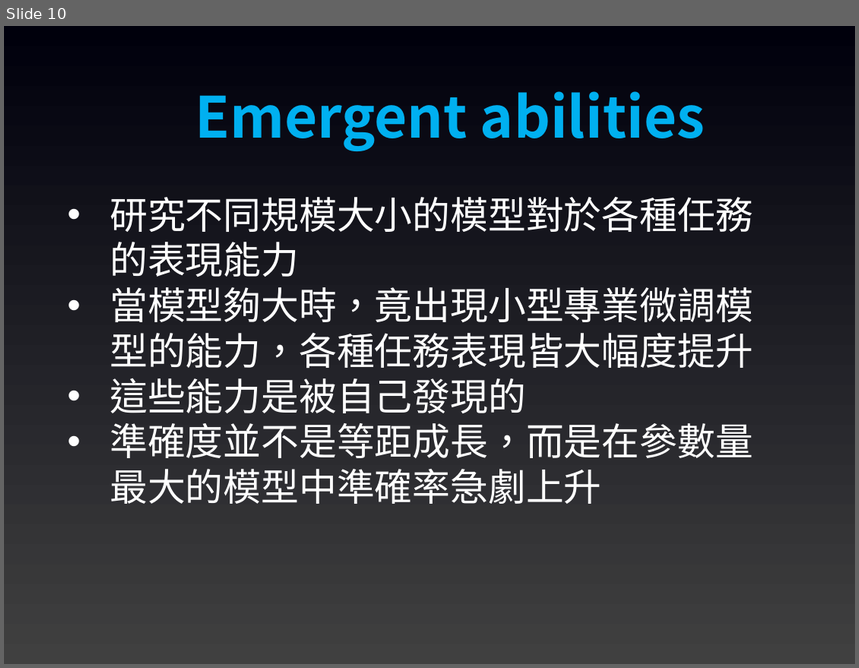
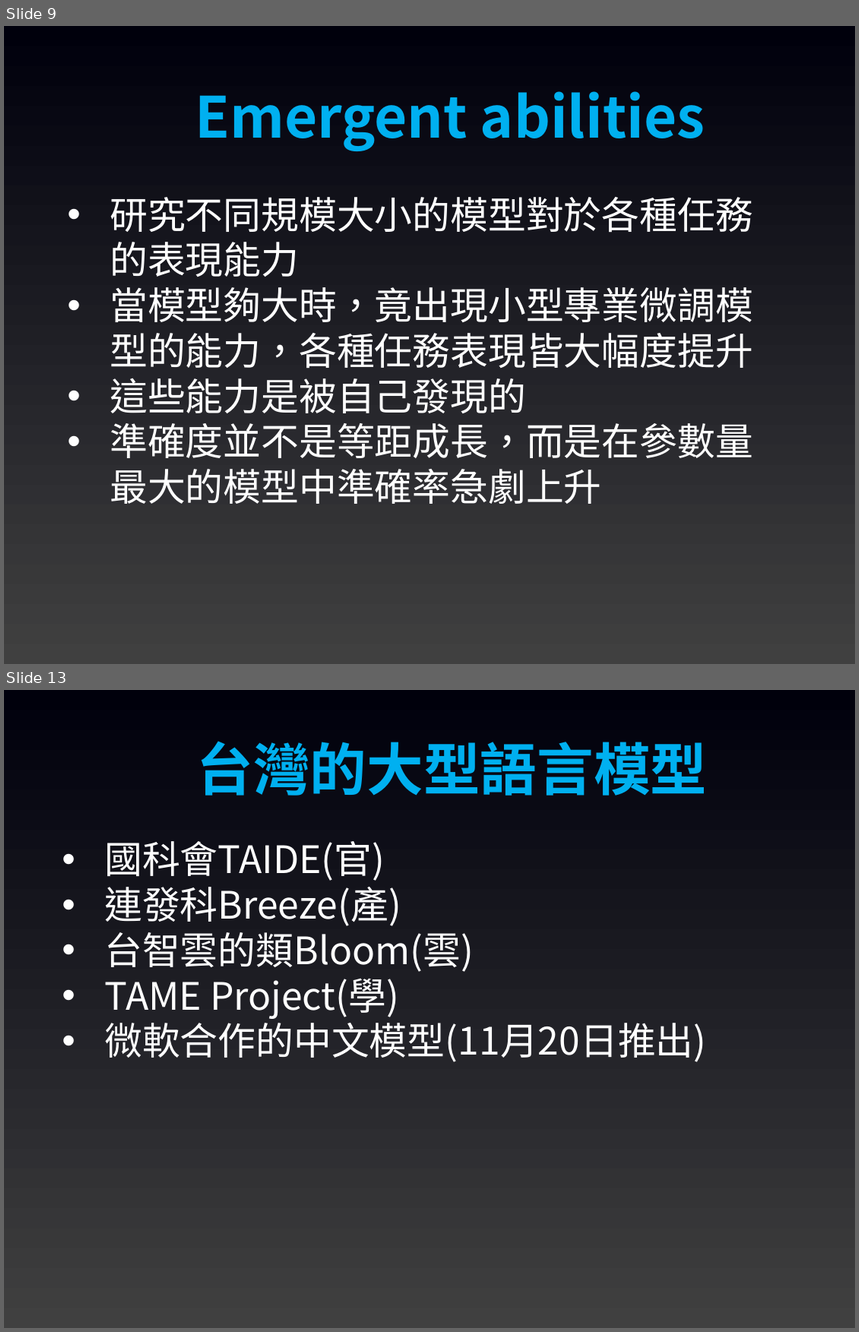
Before and after one commit to joshhu/mustllm20242nd, a slide deck: Slides/Week01/13：大型語言模型.pptx. Shown one above the other, each under a label of ours: slide 10 before the commit, slides 9 and 13 after it; the slides between them are not shown. The pictures are 859x668 and 859x1332 pixels, drawn with LibreOffice and Linux fonts; fonts in the diff are those of the drawing. Boxes give left, top, right and bottom in pixels: in the first picture for what was removed or moved away, otherwise in the second. Text is boxed around its words. In the diff, an @@ line names an element or a change of style, - is before the commit and + after.

```diff
--- a/Slides/Week01/13：大型語言模型.pptx
+++ b/Slides/Week01/13：大型語言模型.pptx
@@ slide 13 added at <box>4,690,855,1328</box>, background gradient #404040 to #00000C @@
@@ text added at <box>197,741,708,796</box>, 48 pt, text #00B0F0, bold @@
+台灣的大型語言模型
@@ text added at <box>104,841,706,1062</box>, 32 pt, text #FFFFFF @@
+• 國科會TAIDE(官)
+• 連發科Breeze(產)
+• 台智雲的類Bloom(雲)
+• TAME Project(學)
+• 微軟合作的中文模型(11月20日推出)
@@ text added at <box>10,1327,237,1328</box>, 12 pt, text #D4D2D0 @@
+11/27/2024
@@ page number added at <box>765,1327,850,1328</box>, 12 pt, text #D4D2D0 @@
+13
@@ what was slide 10 is now slide 9 @@
```
Also in this commit, not shown: 15 slides changed, 5 other files.
